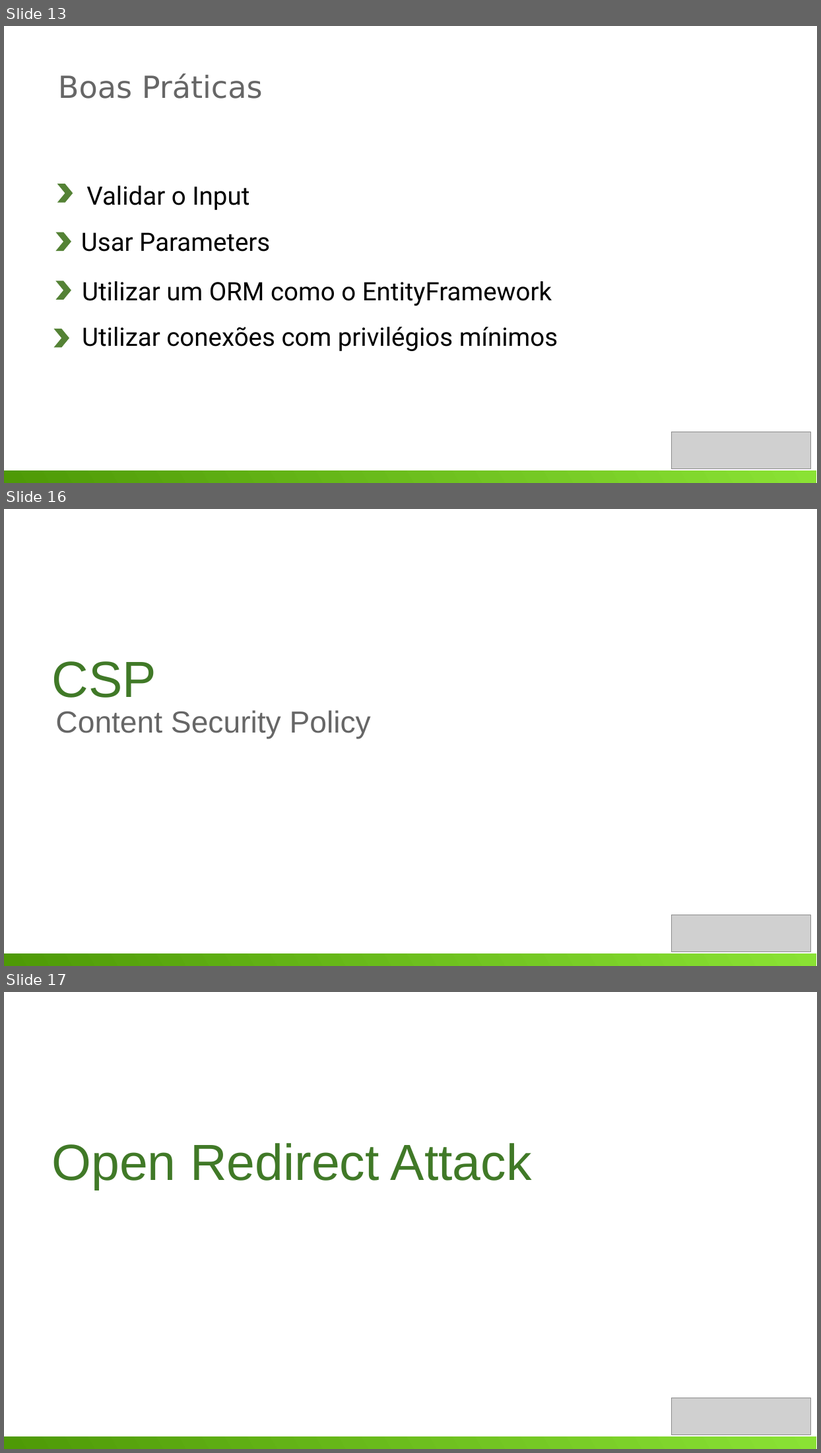
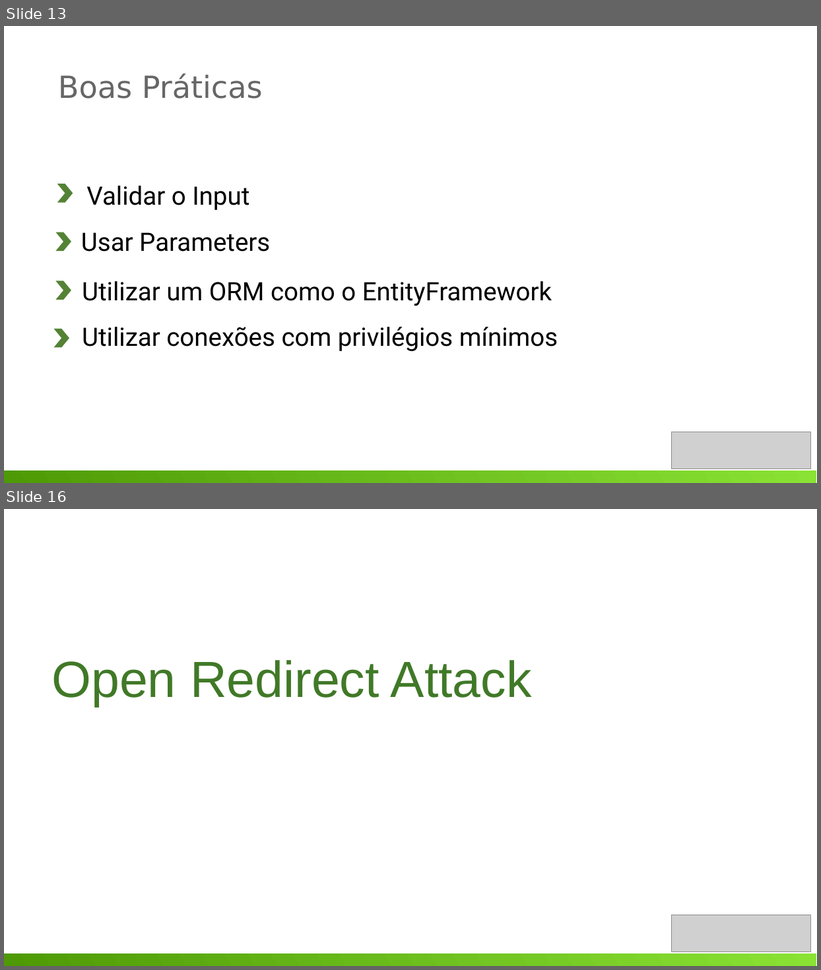
Before and after one commit to gambarra/PalestraAspNetCoreSecurity, a slide deck: ppt/Seguranca.odp. Shown one above the other, each under a label of ours: slides 13, 16 and 17 before the commit, slides 13 and 16 after it; the slides between them are not shown. The pictures are 821x1453 and 821x970 pixels, drawn with LibreOffice and Linux fonts; fonts in the diff are those of the drawing; grey boxes stand for pictures. Boxes give left, top, right and bottom in pixels: in the first picture for what was removed or moved away, otherwise in the second. Text is boxed around its words. In the diff, an @@ line names an element or a change of style, - is before the commit and + after.

```diff
--- a/ppt/Seguranca.odp
+++ b/ppt/Seguranca.odp
@@ slide 16 removed at (4, 509, 817, 966), background #FFFFFF @@
@@ text removed at (52, 661, 156, 698) @@
-CSP
@@ text removed at (55, 710, 371, 739) @@
-Content Security Policy
@@ picture removed at (671, 916, 811, 953) @@
@@ rectangle removed at (4, 955, 817, 966) @@
@@ what was slide 17 is now slide 16 @@
```
Also in this commit, not shown: 3 slides changed, 1 slide added, 3 other slides removed, 1 other file.
